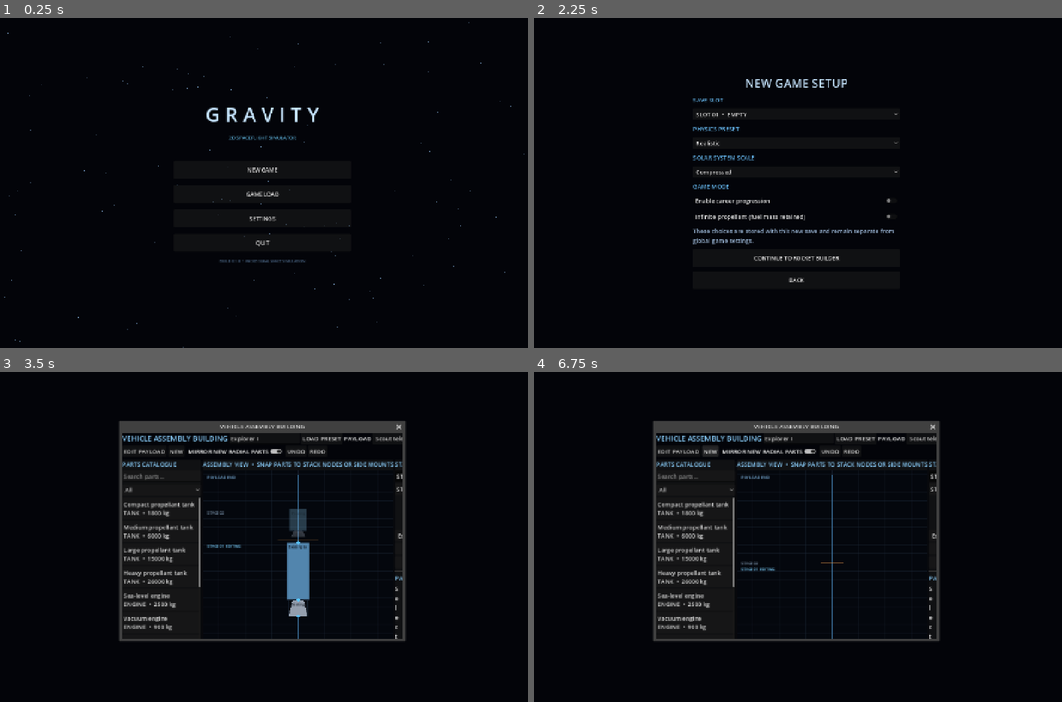
Above: before the commit, frames 1-4 (two rows, left to right).
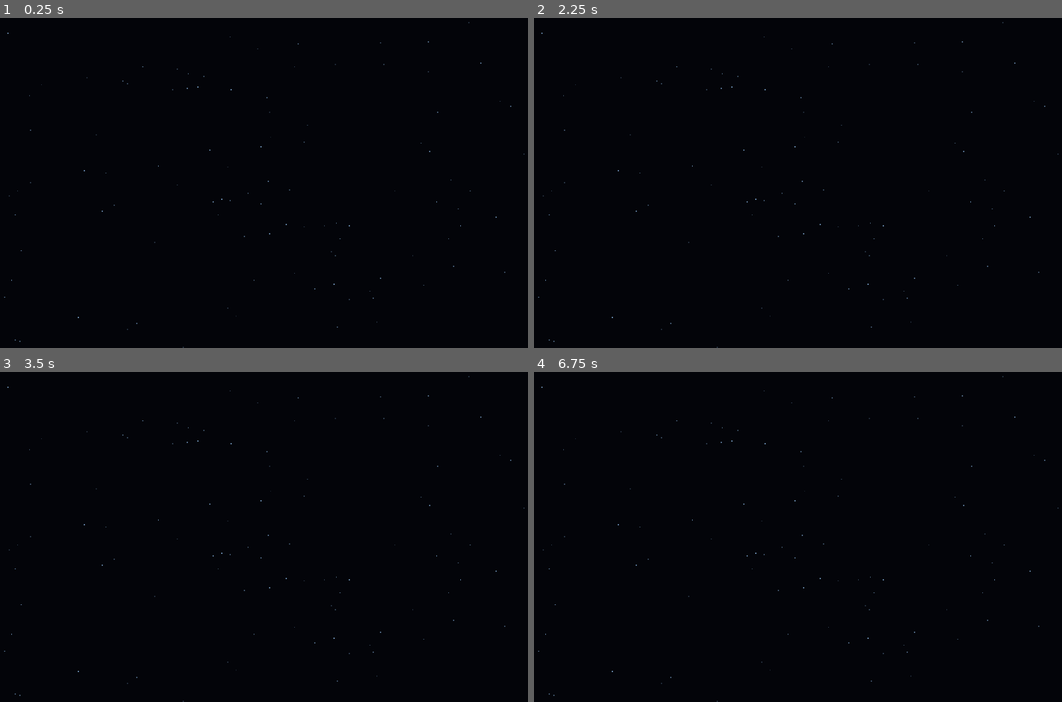
Above: after the commit, the same moments.

Repository: Blagos1195/Gravity-simulator
Game: Godot game, scene res://scenes/main.tscn
Two runs of this game, one before a commit and one after it. Both use one fixed random seed, a clock stepped at 60 frames per second and the inputs below.
Inputs (mouse positions are in pixels of both pictures, inside the frame that each line leads up to):
- Up to frame 1 (0.25 s): no input
- Up to frame 2 (2.25 s): click "NEW GAME" at 0.5 s; click (798, 278) at 1.25 s, where only the run before the commit has a clickable "BACK"; click "NEW GAME" at 2 s
- Up to frame 3 (3.5 s): click (264, 612) at 2.75 s, where only the run before the commit has a clickable "CONTINUE TO ROCKET BUILDER"
- Up to frame 4 (6.75 s): click (771, 451) at 3.5 s, where only the run before the commit has a clickable "MIRROR NEW RADIAL PARTS"; click (771, 451) at 4.25 s, where only the run before the commit has a clickable "MIRROR NEW RADIAL PARTS"; click (1025, 701) at 5 s, where only the run before the commit has a clickable "LAUNCH"; click (1025, 701) at 5.75 s, where only the run before the commit has a clickable "LAUNCH"; click (708, 451) at 6.5 s, where only the run before the commit has a clickable "NEW"

The runs differ from the first frame. In frame 1, 0.8% of the frame differs, in the area x 38-67%, y 27-75%; in frame 2, 1.9%; in frame 3, 8.0%, in the area x 0-100%, y 1-100%; in frame 4, 6.9%.

Commit message:
Keep game windows and menus inside the screen

Diff:
--- a/Gravity/scripts/main.gd
+++ b/Gravity/scripts/main.gd
@@ -162,12 +162,31 @@
 	parent.add_child(button)
 
 func _process(delta: float) -> void:
+	_fit_windows_to_screen()
 	if mode == "flight":
 		_advance_fleet(delta)
 		autosave_elapsed += delta
 		if autosave_enabled and autosave_elapsed >= AUTOSAVE_INTERVAL:
 			autosave_elapsed = 0.0
 			_save_game(true)
+
+func _fit_windows_to_screen() -> void:
+	var screen_size := DisplayServer.screen_get_size()
+	var available := Vector2i(maxi(320, screen_size.x - 32), maxi(240, screen_size.y - 64))
+	for child in get_tree().root.get_children():
+		if not child is Window or child == get_tree().root:
+			continue
+		var window := child as Window
+		var target_size := Vector2i(mini(window.size.x, available.x), mini(window.size.y, available.y))
+		if target_size != window.size:
+			window.size = target_size
+		window.min_size = Vector2i(mini(window.min_size.x, available.x), mini(window.min_size.y, available.y))
+		var target_position := Vector2i(
+			clampi(window.position.x, 0, maxi(0, screen_size.x - window.size.x)),
+			clampi(window.position.y, 0, maxi(0, screen_size.y - window.size.y))
+		)
+		if target_position != window.position:
+			window.position = target_position
 
 func _advance_fleet(delta: float) -> void:
 	if fleet_sims.is_empty() or not is_instance_valid(sim):
@@ -630,10 +649,14 @@
 	var center := CenterContainer.new()
 	center.set_anchors_and_offsets_preset(Control.PRESET_FULL_RECT)
 	add_child(center)
+	var menu_scroll := ScrollContainer.new()
+	menu_scroll.set_anchors_and_offsets_preset(Control.PRESET_FULL_RECT)
+	menu_scroll.horizontal_scroll_mode = ScrollContainer.SCROLL_MODE_DISABLED
+	center.add_child(menu_scroll)
 	menu_root = VBoxContainer.new()
-	menu_root.custom_minimum_size = Vector2(480, 0)
+	menu_root.custom_minimum_size = Vector2(minf(480.0, DisplayServer.screen_get_size().x - 48.0), 0)
 	menu_root.add_theme_constant_override("separation", 18)
-	center.add_child(menu_root)
+	menu_scroll.add_child(menu_root)
 
 	var title := Label.new()
 	title.text = "G R A V I T Y"
